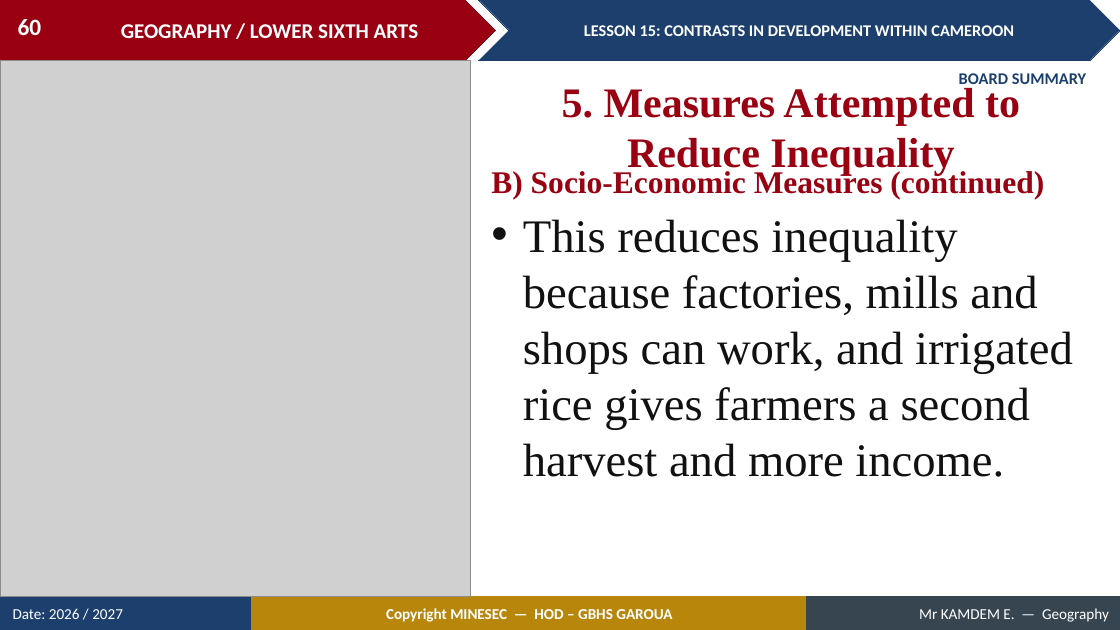
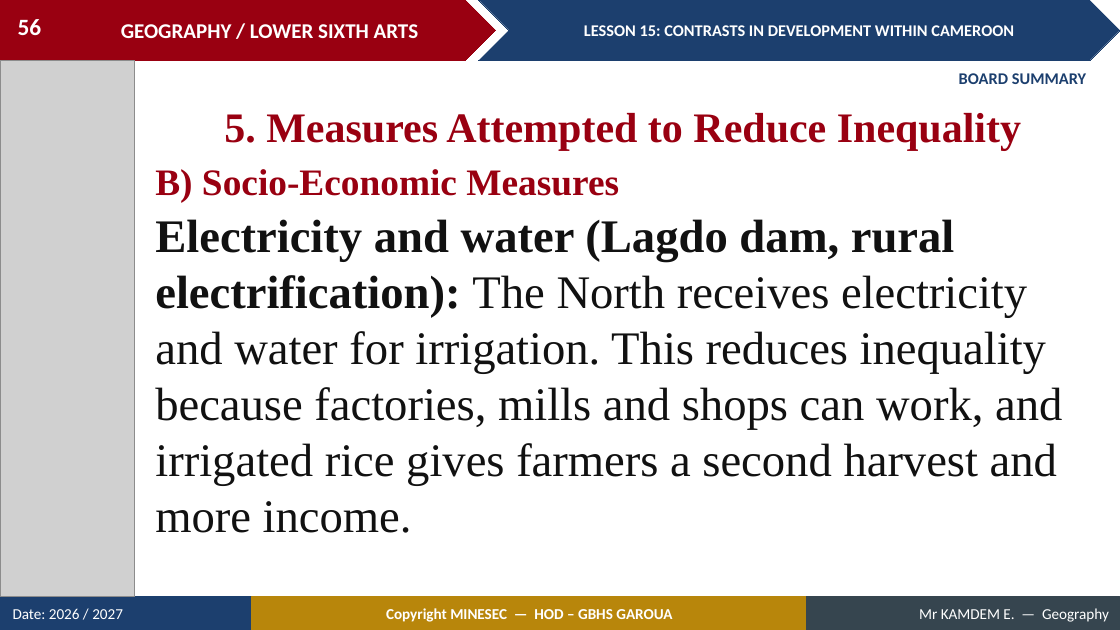
Before and after one commit to Berthautk/linea-github, a slide deck: slide 56 of lecons/LSA/Geography of Cameroon/15_LSA_CAM_L15_Contrasts_in_Development_within_Cameroon.pptx (slide 60 before the commit). Drawn at 1120x630 pixels with LibreOffice and Linux fonts; fonts in the diff are those of the drawing; grey boxes stand for pictures. Boxes give left, top, right and bottom in pixels: in the first picture for what was removed or moved away, otherwise in the second. Text is boxed around its words. In the diff, an @@ line names an element or a change of style, - is before the commit and + after.

```diff
--- a/lecons/LSA/Geography of Cameroon/15_LSA_CAM_L15_Contrasts_in_Development_within_Cameroon.pptx
+++ b/lecons/LSA/Geography of Cameroon/15_LSA_CAM_L15_Contrasts_in_Development_within_Cameroon.pptx
@@ page number at [18,19,42,35]: text changed @@
-60
+56
@@ picture: place and size @@
-picture at [0,60,471,597]
+picture at [0,60,134,597]
@@ text "5. Measures Attempted to Reduce ..." rewrapped from [562,88,1020,176] to [224,113,1021,150] @@
@@ text at [155,169,619,202]: text changed; size 27 to 32 pt @@
-B) Socio-Economic Measures (continued)
+B) Socio-Economic Measures
@@ text at [155,219,1062,533]: text changed @@
-• This reduces inequality because factories, mills and shops can work, and irrigated rice gives farmers a second harvest and more income.
+Electricity and water (Lagdo dam, rural electrification): The North receives electricity and water for irrigation. This reduces inequality because factories, mills and shops can work, and irrigated rice gives farmers a second harvest and more income.
```
Also in this commit, not shown: 20 other slides changed, 3 slides added, 14 slides removed, 5 other files.
